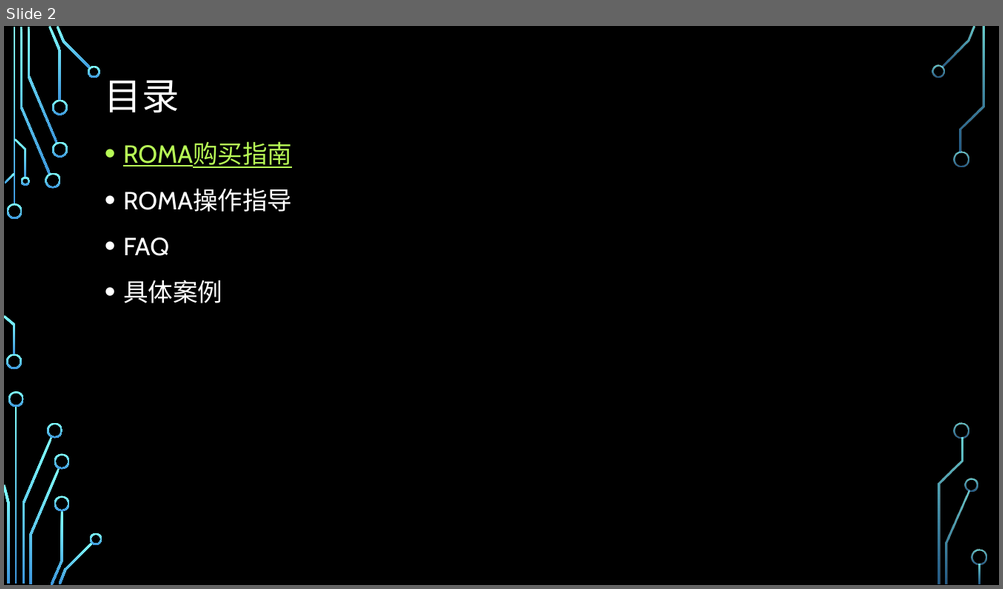
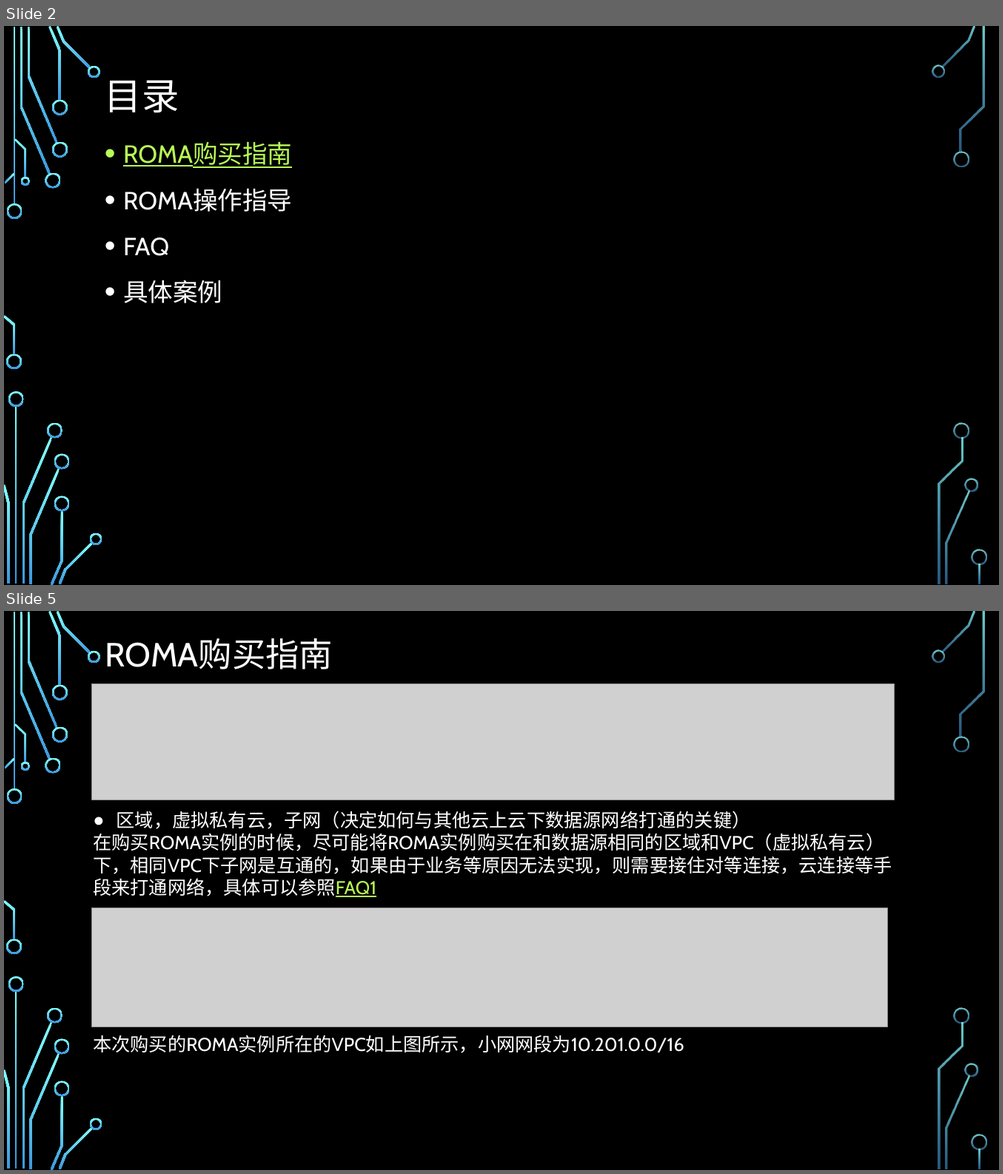
Before and after one commit to zhaoxukl1314/roma, a slide deck: ROMA使用手册.pptx. Shown one above the other, each under a label of ours: slide 2 before the commit, slides 2 and 5 after it; the slides between them are not shown. The pictures are 1003x589 and 1003x1174 pixels, drawn with LibreOffice and Linux fonts; fonts in the diff are those of the drawing; grey boxes stand for pictures; background and template pictures are left out. Boxes give left, top, right and bottom in pixels: in the first picture for what was removed or moved away, otherwise in the second. Text is boxed around its words. In the diff, an @@ line names an element or a change of style, - is before the commit and + after.

```diff
--- a/ROMA使用手册.pptx
+++ b/ROMA使用手册.pptx
@@ slide 5 added at bbox=[4, 611, 999, 1170], background picture (left out); not listed: 36 template elements that a slide beside it also shows @@
@@ title added at bbox=[105, 638, 333, 669], 32.4 pt, text #FFFFFF @@
+ROMA购买指南
@@ picture added at bbox=[92, 684, 894, 800] @@
@@ text added at bbox=[93, 811, 891, 1054], 18 pt, text #FFFFFF @@
+● 区域，虚拟私有云，子网（决定如何与其他云上云下数据源网络打通的关键）
+在购买ROMA实例的时候，尽可能将ROMA实例购买在和数据源相同的区域和VPC（虚拟私有云）下，相同VPC下子网是互通的，如果由于业务等原因无法实现，则需要接住对等连接，云连接等手段来打通网络，具体可以参照FAQ1
+本次购买的ROMA实例所在的VPC如上图所示，小网网段为10.201.0.0/16
@@ picture added at bbox=[92, 908, 888, 1028] @@
```
Also in this commit, not shown: 1 slide changed, 9 other slides added.
